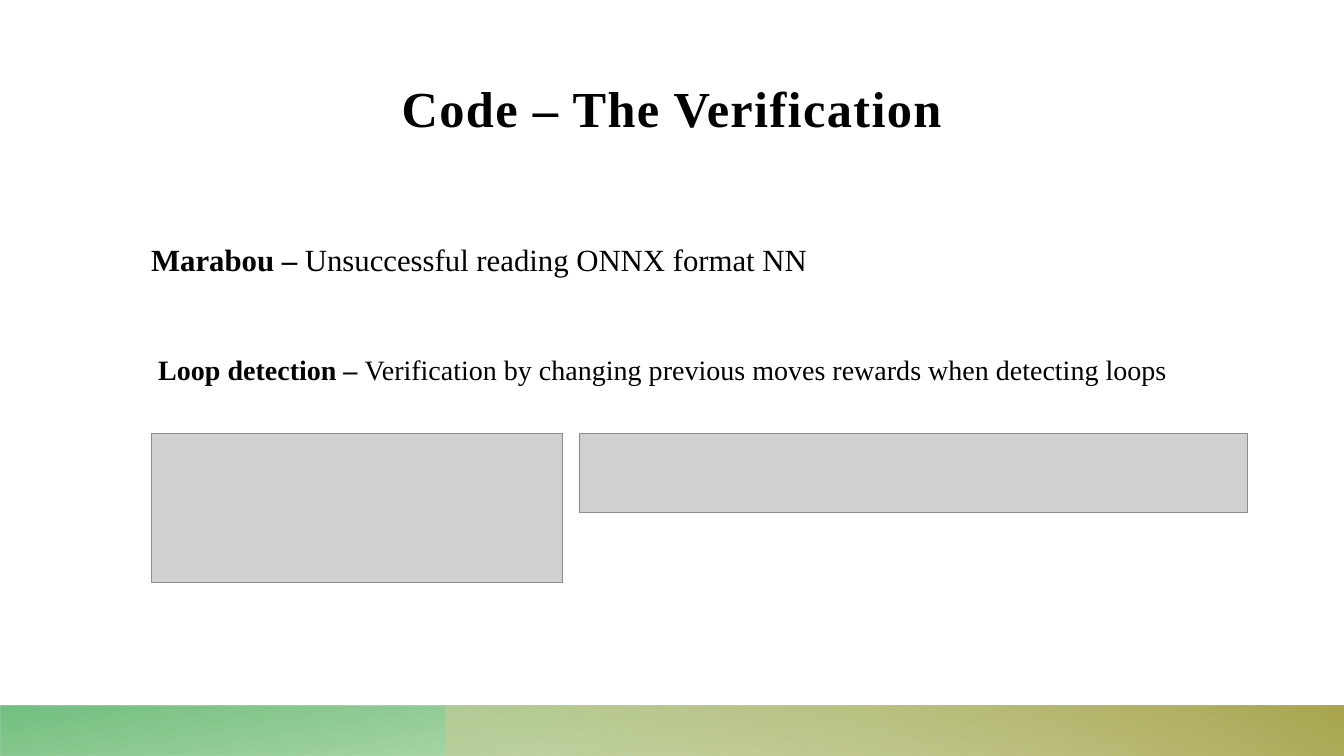
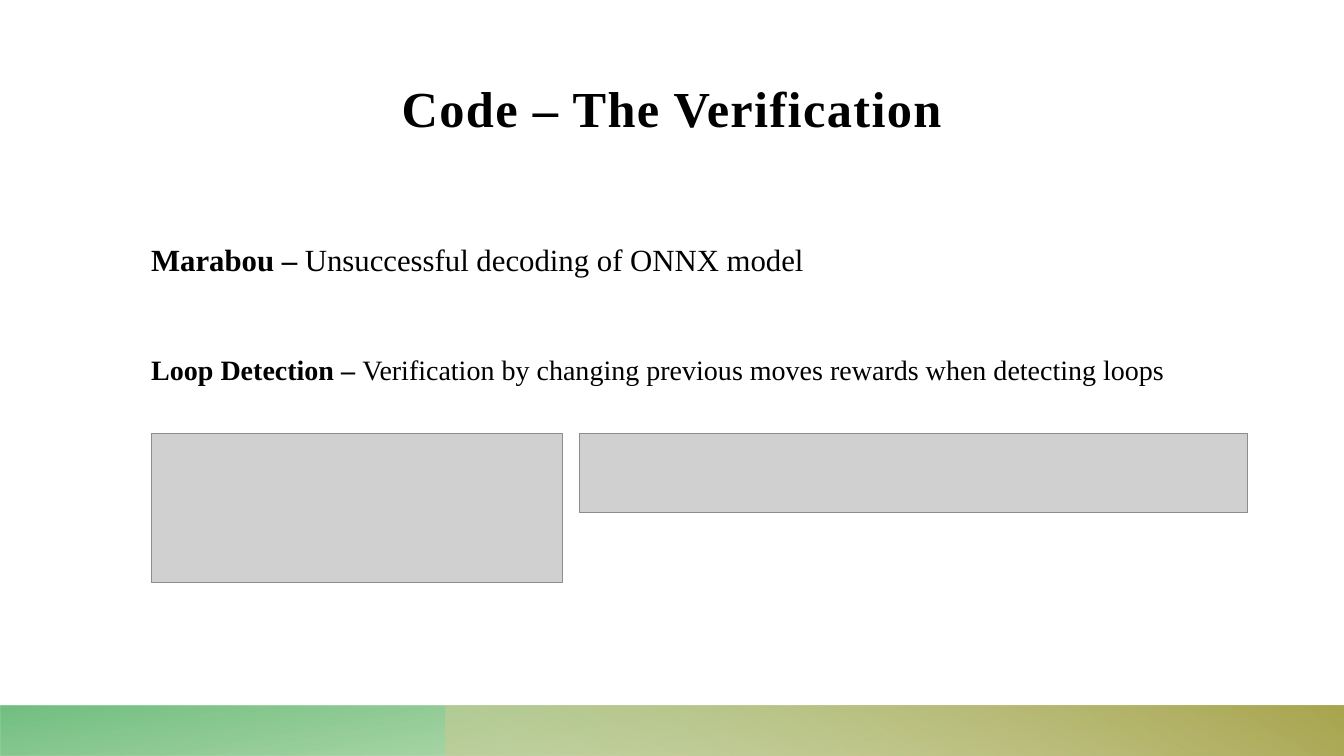
Before and after one commit to Dekel23/Sokoban-DRL, a slide deck: slide 13 of presentation.pptx. Drawn at 1344x756 pixels with LibreOffice and Linux fonts; fonts in the diff are those of the drawing; grey boxes stand for pictures. Boxes give left, top, right and bottom in pixels: in the first picture for what was removed or moved away, otherwise in the second. Text is boxed around its words. In the diff, an @@ line names an element or a change of style, - is before the commit and + after.

```diff
--- a/presentation.pptx
+++ b/presentation.pptx
@@ text at [151,249,1164,385]: text changed @@
-Marabou – Unsuccessful reading ONNX format NN
-Loop detection – Verification by changing previous moves rewards when detecting loops
+Marabou – Unsuccessful decoding of ONNX model
+Loop Detection – Verification by changing previous moves rewards when detecting loops
```
Also in this commit, not shown: 10 other slides changed.
